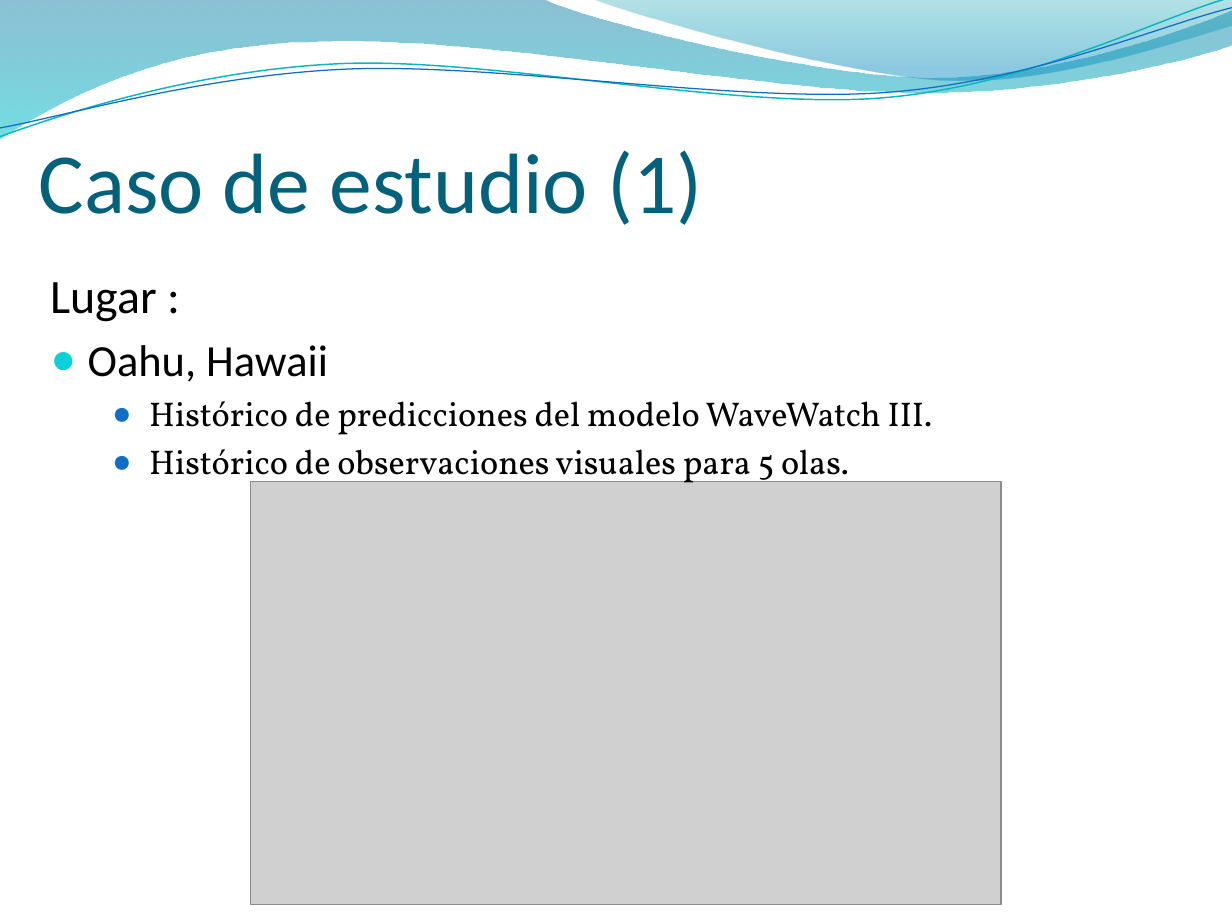
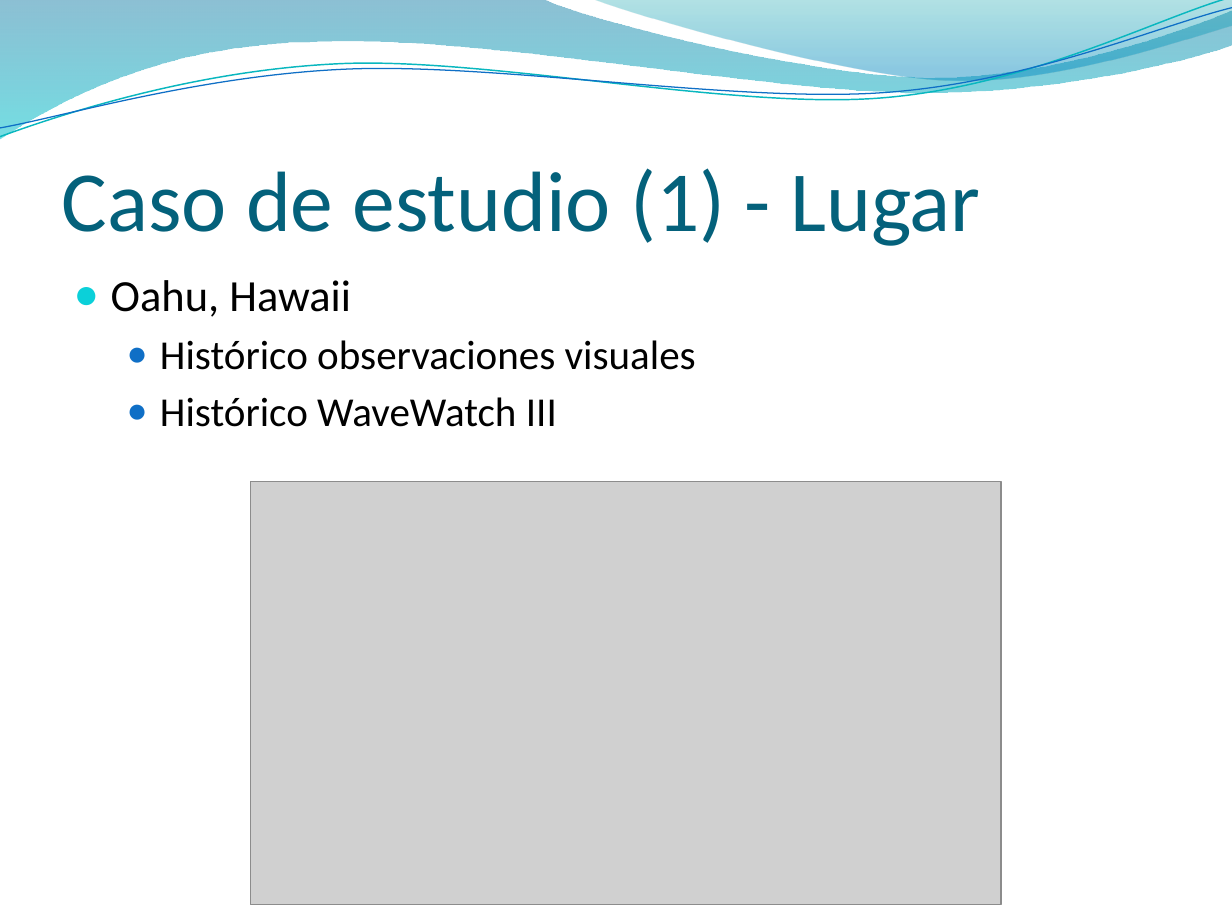
Before and after one commit to jaffadog/neuralito, a slide deck: slide 24 of neuralito/ArfGen/docs/Entregas/Informe Final/presentacion/esteban2.pptx (slide 23 before the commit). Drawn at 1232x924 pixels with LibreOffice and Linux fonts; fonts in the diff are those of the drawing; grey boxes stand for pictures; background and template pictures are left out. Boxes give left, top, right and bottom in pixels: in the first picture for what was removed or moved away, otherwise in the second. Text is boxed around its words. In the diff, an @@ line names an element or a change of style, - is before the commit and + after.

```diff
--- a/neuralito/ArfGen/docs/Entregas/Informe Final/presentacion/esteban2.pptx
+++ b/neuralito/ArfGen/docs/Entregas/Informe Final/presentacion/esteban2.pptx
@@ title at bbox=[62, 168, 980, 246]: text changed @@
-Caso de estudio (1)
+Caso de estudio (1) - Lugar
@@ text removed at bbox=[51, 282, 932, 491] @@
-Lugar :
-● Oahu, Hawaii
-  ● Histórico de predicciones del modelo WaveWatch III.
-  ● Histórico de observaciones visuales para 5 olas.
@@ text added at bbox=[111, 280, 696, 427], 24 pt, text #000000 @@
+● Oahu, Hawaii
+  ● Histórico observaciones visuales
+  ● Histórico WaveWatch III
```
Also in this commit, not shown: 21 other slides changed, 3 slides added, 1 slide removed.
